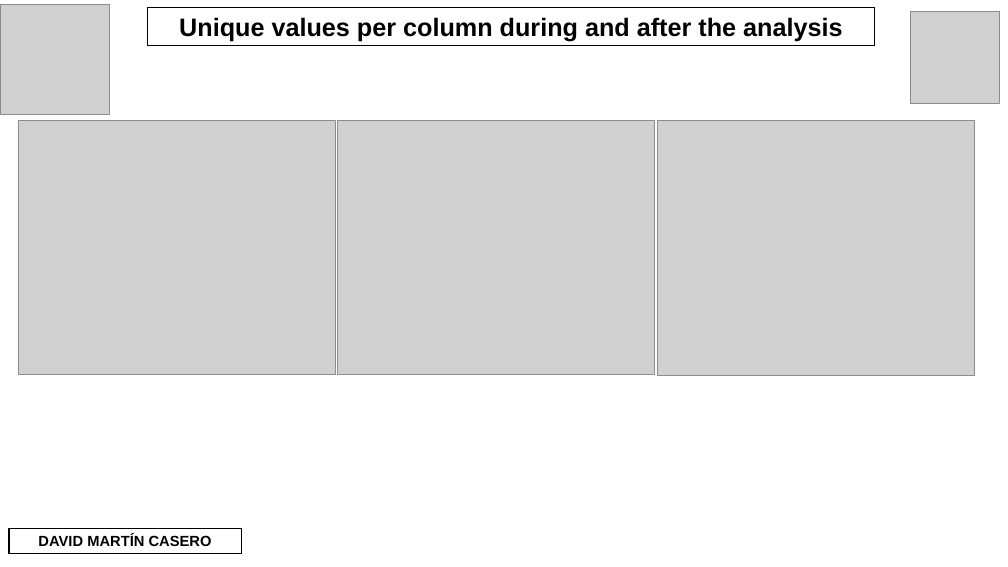
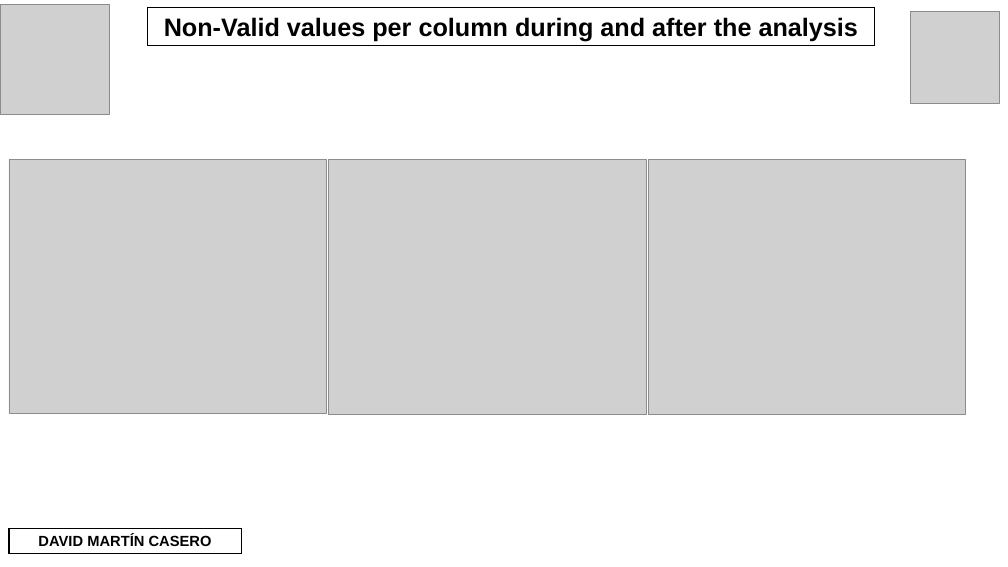
Before and after one commit to Davidmcii/DMC-w2-pandas-project, a slide deck: slide 2 of Presentation/W2-sharks-DavidMC-ongoing.pptx (slide 3 before the commit). Drawn at 1008x567 pixels with LibreOffice and Linux fonts; fonts in the diff are those of the drawing; grey boxes stand for pictures. Boxes give left, top, right and bottom in pixels: in the first picture for what was removed or moved away, otherwise in the second. Text is boxed around its words. In the diff, an @@ line names an element or a change of style, - is before the commit and + after.

```diff
--- a/Presentation/W2-sharks-DavidMC-ongoing.pptx
+++ b/Presentation/W2-sharks-DavidMC-ongoing.pptx
@@ text in rectangle at box(164, 17, 858, 42): text changed @@
-Unique values per column during and after the analysis
+Non-Valid values per column during and after the analysis
@@ 3 pictures: place and size @@
-3 pictures at box(18, 120, 975, 376)
+3 pictures at box(9, 160, 966, 415)
```
Also in this commit, not shown: 3 other slides changed, 3 slides added, 1 other file.
